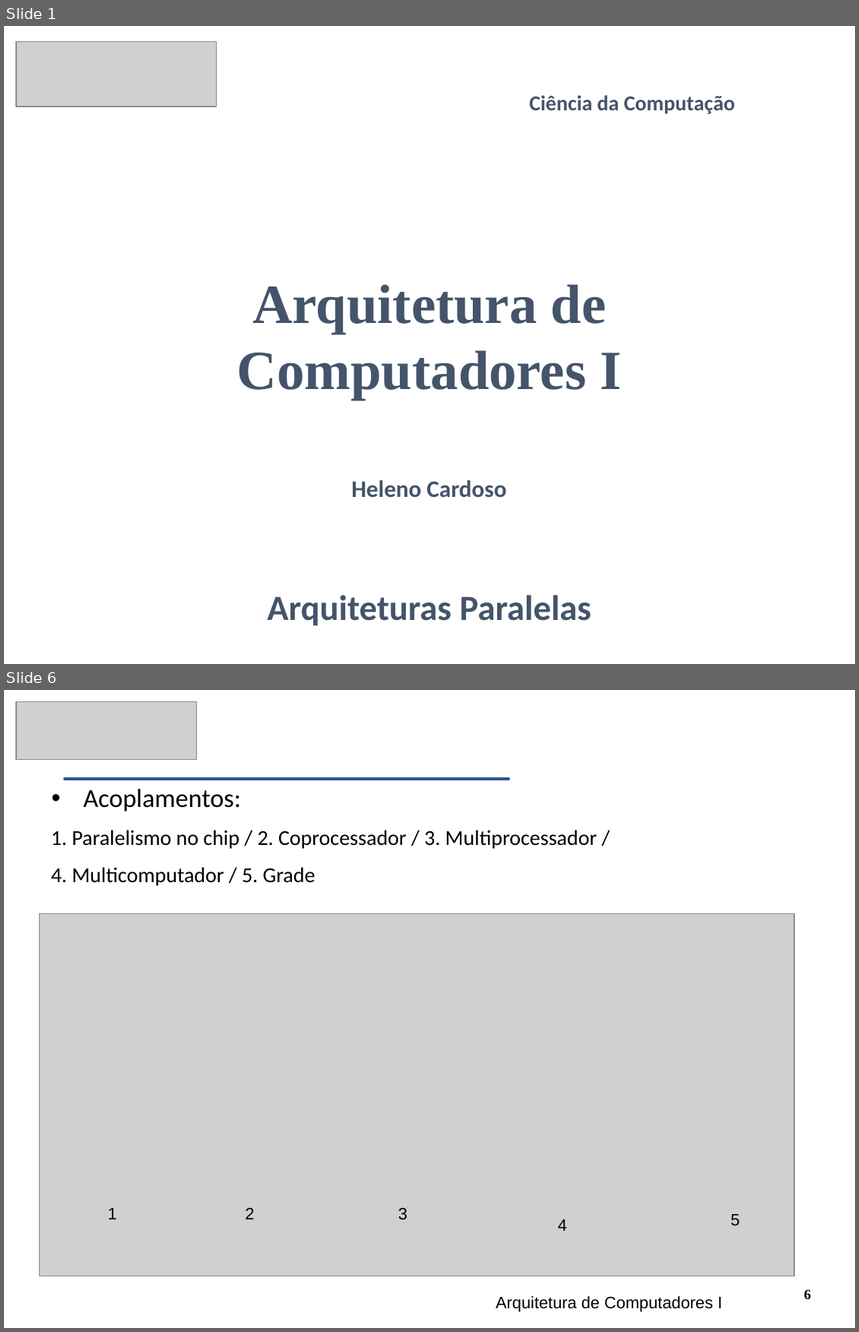
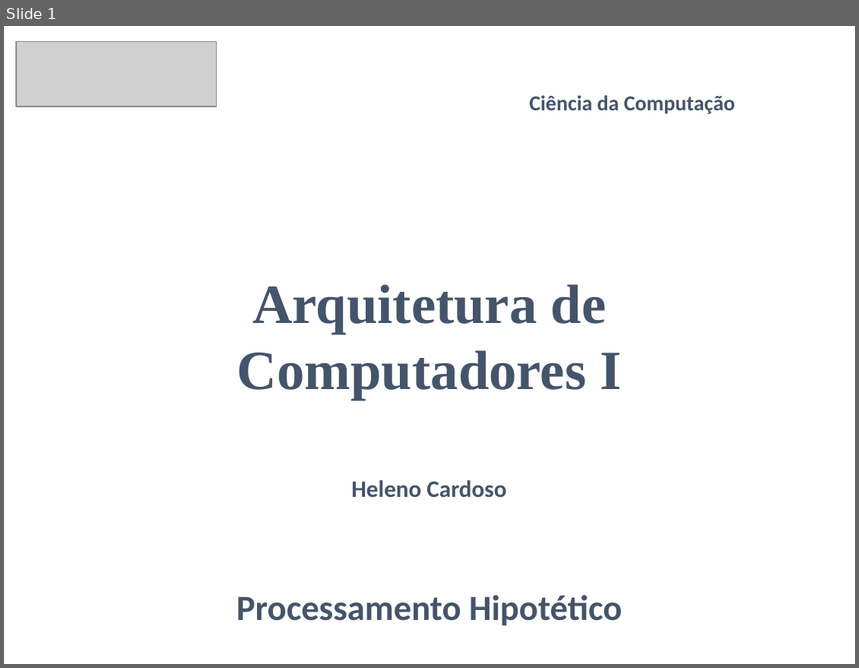
Before and after one commit to CloudEducationBrazil/WydenArquiteturaComputadores, a slide deck: 01 Classes/Aula10 - Arquitetura.pptx. Shown one above the other, each under a label of ours: slides 1 and 6 before the commit, slide 1 after it; the slides between them are not shown. The pictures are 859x1332 and 859x668 pixels, drawn with LibreOffice and Linux fonts; fonts in the diff are those of the drawing; grey boxes stand for pictures. Boxes give left, top, right and bottom in pixels: in the first picture for what was removed or moved away, otherwise in the second. Text is boxed around its words. In the diff, an @@ line names an element or a change of style, - is before the commit and + after.

Commit message:
planejamento das aulas arquit. comp. 23032023

```diff
--- a/01 Classes/Aula10 - Arquitetura.pptx
+++ b/01 Classes/Aula10 - Arquitetura.pptx
@@ slide 6 removed at (4,690,855,1328), background #FFFFFF @@
@@ picture removed at (16,702,196,760) @@
@@ math minus removed at (4,777,590,781) @@
@@ text removed at (51,789,598,886) @@
-• Acoplamentos:
-1. Paralelismo no chip / 2. Coprocessador / 3. Multiprocessador /
-4. Multicomputador / 5. Grade
@@ group removed at (40,914,794,1277): 5 texts, 1 picture @@
-1
-2
-3
-4
-5
@@ text removed at (496,1296,722,1312) @@
-Arquitetura de Computadores I
@@ page number removed at (804,1290,811,1300) @@
-6
@@ slide 1 changed as well @@
@@ text at (237,595,622,626): text changed @@
-Arquiteturas Paralelas
+Processamento Hipotético
```
Also in this commit, not shown: 17 other slides changed, 44 slides added, 20 other slides removed, 12 other files.
